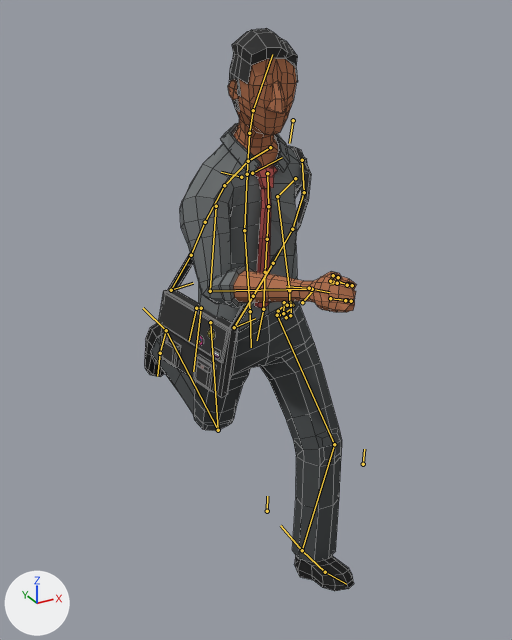
The Blender file Documentacao/Personagens/Marcelo/marcelo.blend as it was, and as the next commit left it.
The view is the same before and after, from a 50 mm camera at (-0.953, -1.716, 1.679) aimed at (0.034, 0.079, 0.782). Lighting does not change. The marker at lower left points along +X, +Y and +Z. Both versions are drawn at frame 16 of the action 'RunCycle'; the numbers are the values there. The bones that bend it are drawn over the model as lines. Mesh edges are drawn as thin lines.

Names of what the first picture shows: 'Marcelo'.
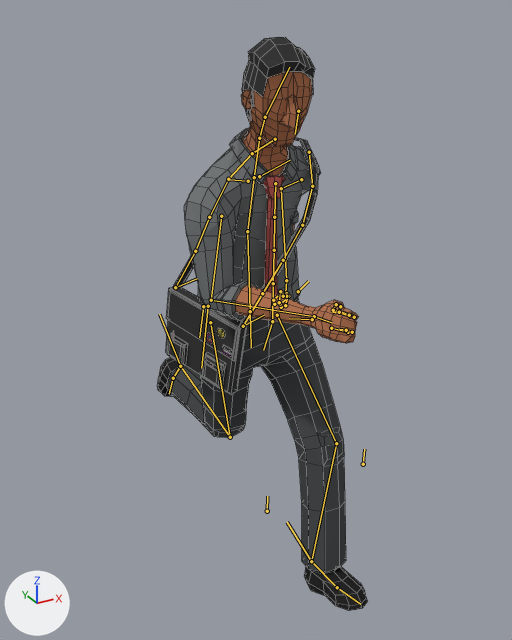
Commit message: 🏃♂️ Marcelo correndo com seu ombro
Marcelo tem um novo ombro e agora ele corre

Where the change shows, as pixel boxes (x1, y1, x2, y2) in the pictures (512 x 640 px):
```json
{"object": "Marcelo", "change": "posed", "before": [145, 28, 356, 591], "after": [157, 37, 368, 611]}
{"bone": "Belly", "before": "(250, 311) to (244, 230)", "after": "(250, 311) to (247, 231)"}
{"bone": "Chest", "before": "(244, 230) to (247, 174)", "after": "(247, 231) to (254, 177)"}
{"bone": "IKTie", "before": "(263, 309) to (257, 340)", "after": "(272, 321) to (263, 350)"}
{"bone": "CorreiaTras", "before": "(293, 120) to (289, 143)", "after": "(298, 111) to (295, 134)"}
{"bone": "Bolsa", "before": "(201, 308) to (193, 371)", "after": "(208, 306) to (201, 368)"}
{"bone": "AberturaBolsa", "before": "(196, 308) to (189, 341)", "after": "(203, 306) to (199, 337)"}
{"bone": "IKLegCtr.L", "before": "(302, 550) to (280, 525)", "after": "(311, 561) to (287, 522)"}
{"bone": "IKLegCtr.R", "before": "(166, 330) to (143, 308)", "after": "(180, 366) to (159, 314)"}
```

Scene script edits in JSON lines:
```json
{"block": "bone_belly", "where": "bone_belly = bpy.data.objects['MarceloRig'].pose.bones['Belly']  # child of 'MASTER'"}
{"op": "set", "path": "bone_belly.rotation_quaternion", "old": "(1.0, 0.019, -0.001, 0.013)", "new": "(0.998, 0.055, -0.002, 0.013)", "note": "degrees (2, 0, 1) -> degrees (6, 0, 1)"}
{"block": "bone_chest", "where": "bone_chest = bpy.data.objects['MarceloRig'].pose.bones['Chest']  # child of 'Belly'"}
{"op": "set", "path": "bone_chest.rotation_quaternion", "old": "(0.999, 0.032, -0.001, -0.017)", "new": "(0.998, 0.064, -0.001, -0.017)", "note": "degrees (4, 0, -2) -> degrees (7, 0, -2)"}
{"block": "bone_iktie", "where": "bone_iktie = bpy.data.objects['MarceloRig'].pose.bones['IKTie']  # child of 'Tie'"}
{"op": "set", "path": "bone_iktie.location", "old": "(0.02, -0.005, -0.021)", "new": "(0.015, -0.021, -0.08)"}
{"block": "bone_correiatras", "where": "bone_correiatras = bpy.data.objects['MarceloRig'].pose.bones['CorreiaTras']  # child of 'Clavicle.L'"}
{"op": "set", "path": "bone_correiatras.location", "old": "(0.002, -0.001, -0.007)", "new": "(-0.02, -0.028, 0.008)"}
{"op": "set", "path": "bone_correiatras.rotation_quaternion", "old": "(0.995, 0.025, -0.001, -0.093)", "new": "(0.995, -0.026, -0.016, -0.096)", "note": "degrees (3, 0, -11) -> degrees (-3, -2, -11)"}
{"block": "bone_bolsa", "where": "bone_bolsa = bpy.data.objects['MarceloRig'].pose.bones['Bolsa']  # child of 'CorreiaTras'"}
{"op": "set", "path": "bone_bolsa.location", "old": "(0.0, -0.008, 0.0)", "new": "(0.005, -0.005, 0.013)"}
{"block": "bone_aberturabolsa", "where": "bone_aberturabolsa = bpy.data.objects['MarceloRig'].pose.bones['AberturaBolsa']  # child of 'Bolsa'"}
{"op": "set", "path": "bone_aberturabolsa.rotation_quaternion", "old": "(1.0, 0.0, 0.0, 0.0)", "new": "(0.998, 0.0, 0.0, -0.058)", "note": "degrees (0, 0, 0) -> degrees (0, 0, -7)"}
{"block": "bone_iklegctr_l", "where": "bone_iklegctr_l = bpy.data.objects['MarceloRig'].pose.bones['IKLegCtr.L']  # child of 'ROOT'"}
{"op": "set", "path": "bone_iklegctr_l.location", "old": "(-0.025, -0.301, -0.006)", "new": "(-0.025, -0.358, -0.006)"}
{"op": "set", "path": "bone_iklegctr_l.rotation_quaternion", "old": "(0.978, -0.166, 0.047, -0.115)", "new": "(0.99, -0.061, 0.059, -0.109)", "note": "degrees (-20, 3, -14) -> degrees (-8, 6, -13)"}
{"block": "bone_iklegctr_r", "where": "bone_iklegctr_r = bpy.data.objects['MarceloRig'].pose.bones['IKLegCtr.R']  # child of 'ROOT'"}
{"op": "set", "path": "bone_iklegctr_r.location", "old": "(0.0, 0.44, 0.518)", "new": "(0.05, 0.439, 0.359)"}
{"op": "set", "path": "bone_iklegctr_r.rotation_quaternion", "old": "(1.0, 0.0, 0.0, 0.0)", "new": "(0.952, 0.307, 0.0, 0.0)", "note": "degrees (0, 0, 0) -> degrees (36, 0, 0)"}
```
